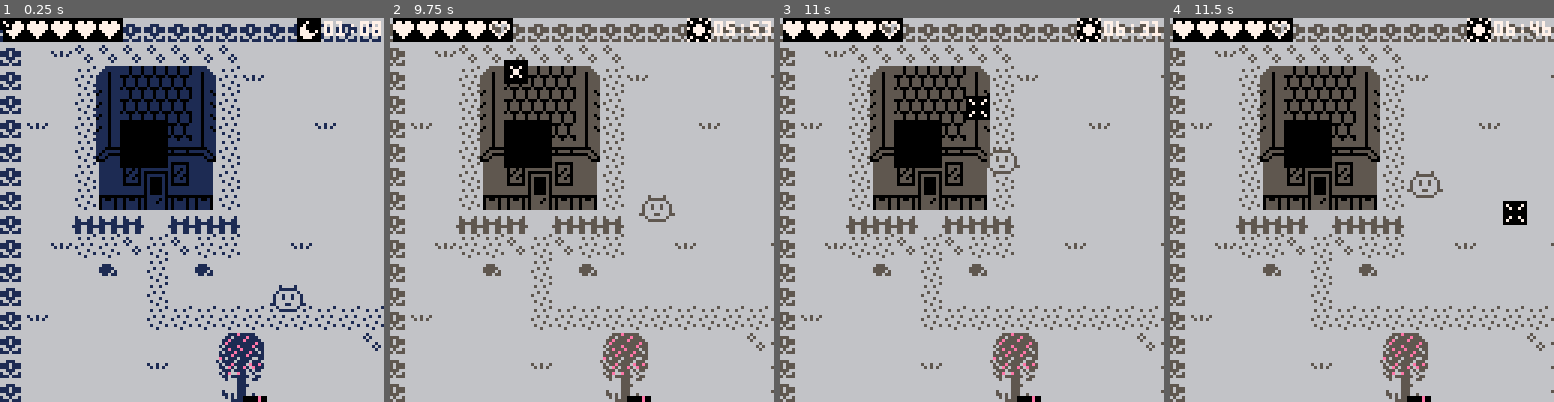
Above: before the commit, frames 1-4 (left to right).
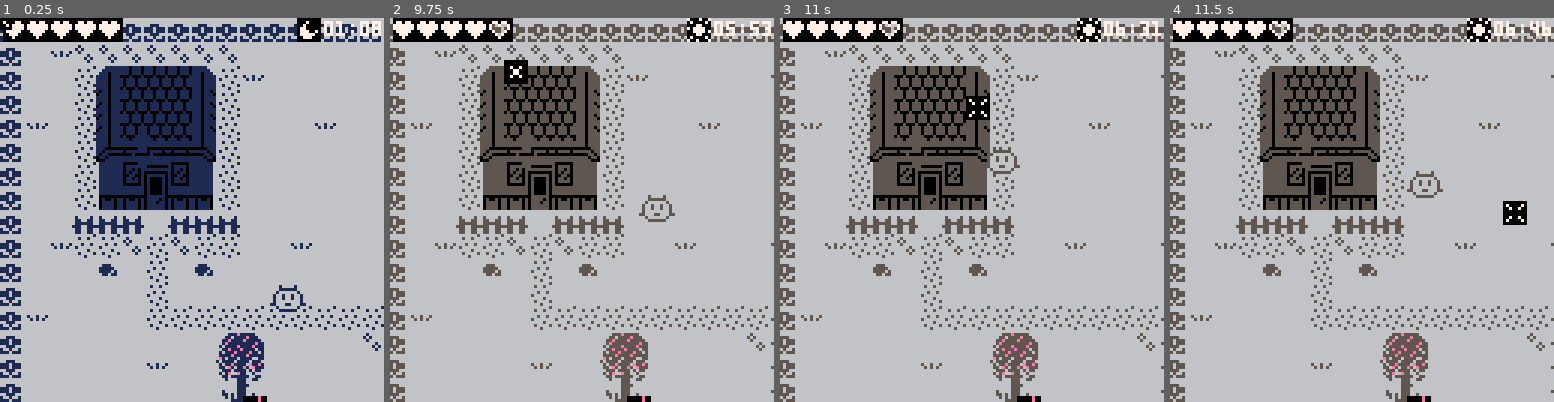
Above: after the commit, the same moments.

Repository: Lyatus/ld43
Game: PICO-8 cartridge ld43.p8
Two runs of this game, one before a commit and one after it. Both use one fixed random seed, a clock stepped at 60 frames per second and the inputs below.
Inputs (mouse positions are in pixels of both pictures, inside the frame that each line leads up to):
- Up to frame 1 (0.25 s): no input
- Up to frame 2 (9.75 s): click (670, 121) at 0.67 s; tap O (Z key) at 0.7, 1.7, 2.1, 2.5, 2.9, 3.3, 3.7, 4.1, 4.5, 4.9, 5.3, 5.7, 6.1, 6.5, 6.9, 7.3, 7.7, 8.1, 8.5, 8.9, 9.3, 9.7 s; click (436, 267) at 1.22 s; hold Right 1.6-2.1 s; click (497, 114) at 1.77 s; hold Up 2.15-2.42 s; click (562, 259) at 2.32 s; hold Right 2.47-3.03 s; click (624, 106) at 2.87 s; hold Left 3.08-3.58 s; click (685, 256) at 3.42 s; hold Down 3.63-3.97 s; click (451, 102) at 3.97 s; hold Right 4.02-4.68 s; click (512, 248) at 4.52 s; hold Up 4.73-5.03 s; click (574, 94) at 5.07 s; hold Left 5.08-5.68 s; click (639, 244) at 5.62 s; hold Down 5.73-6.03 s; hold Right 6.08-6.58 s; click (701, 90) at 6.17 s; hold Right 6.63-7.13 s; click (466, 236) at 6.72 s; hold Up 7.18-7.45 s; click (528, 83) at 7.27 s; hold Right 7.5-8.07 s; click (589, 229) at 7.82 s; hold Left 8.12-8.62 s; click (654, 79) at 8.37 s; hold Down 8.67-9 s; click (716, 225) at 8.92 s; hold Right 9.05-9.72 s; click (478, 71) at 9.47 s
- Up to frame 3 (11 s): hold Up 9.77-10.07 s; click (933, 217) at 10.02 s; tap O (Z key) at 10.1, 10.5, 10.9 s; hold Left 10.12-10.72 s; click (995, 64) at 10.57 s; hold Down from 10.77 s (still down)
- Up to frame 4 (11.5 s): release Down at 11.07 s; click (1450, 213) at 11.12 s; hold Right from 11.12 s (still down); tap O (Z key) at 11.3 s

The runs differ from the first frame. In frame 1, 1.1% of the frame differs, in the area x 31-44%, y 26-40%; in frame 2, 1.1%; in frame 3, 1.1%; in frame 4, 1.1%.

Commit message:
Using new villager sprite

Diff:
--- a/ld43.p8
+++ b/ld43.p8
@@ -248,7 +248,7 @@
 }
 spa_villager = {
 	draw = function(o)
-		spr(5,o.x-map_x-8,o.y-map_y-14,2,2)
+		spr(202,o.x-map_x-8,o.y-map_y-14,2,2)
 	end,
 }
 function spa_init()
